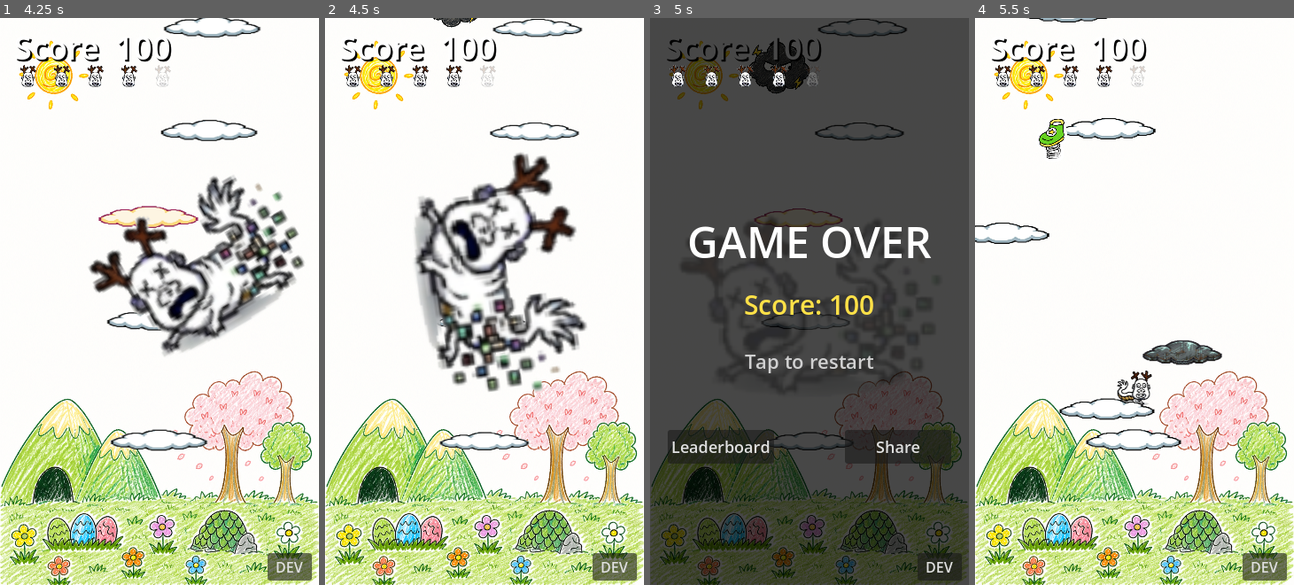
Above: before the commit, frames 1-4 (left to right).
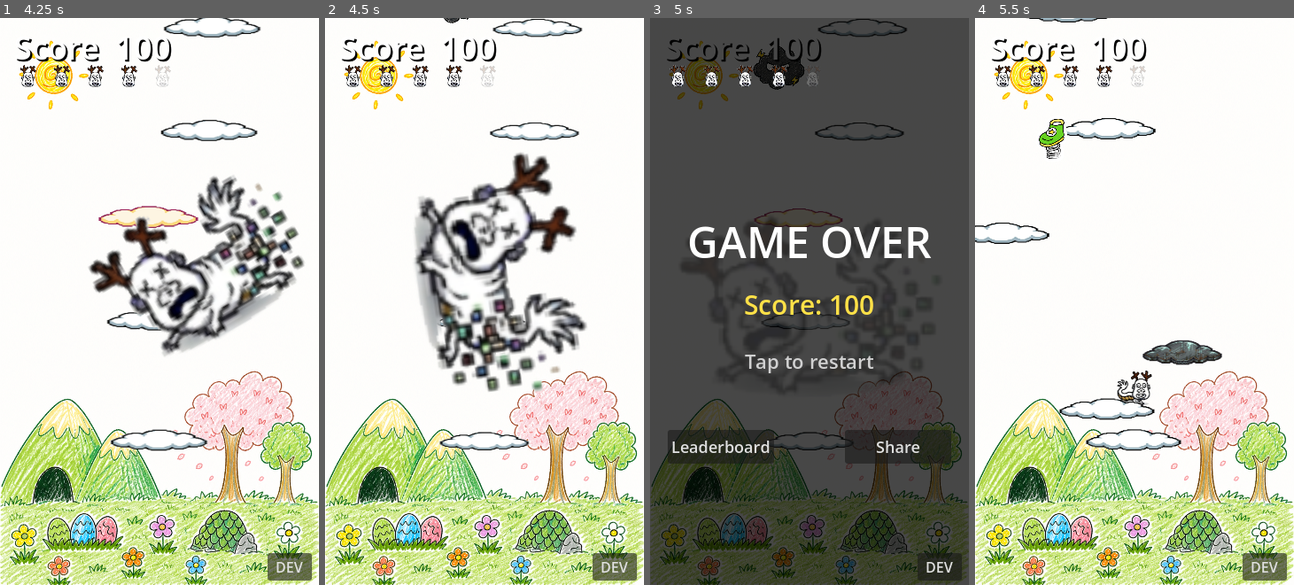
Above: after the commit, the same moments.

Repository: leo70623/Dragon_jump
Game: Godot game, scene res://start_screen.tscn
Two runs of this game, one before a commit and one after it. Both use one fixed random seed, a clock stepped at 60 frames per second and the inputs below.
Inputs (mouse positions are in pixels of both pictures, inside the frame that each line leads up to):
- Up to frame 1 (4.25 s): click (159, 301) at 0.52 s; type "Alex" at 0.6 s; click "OK" at 1.25 s; tap Enter at 2 s; move the mouse to (229, 273) at 2.02 s; hold Right (ui_right) 2.03-2.75 s; click (229, 273) at 2.17 s; drag from (95, 329) to (159, 437) at 2.77 s; move the mouse to (191, 176) at 3.52 s; hold Left (ui_left) from 3.53 s (still down)
- Up to frame 2 (4.5 s): release Left (ui_left) at 4.25 s; drag from (468, 414) to (535, 131) at 4.27 s
- Up to frame 3 (5 s): no input
- Up to frame 4 (5.5 s): click (1134, 301) at 5 s

Frame 1 is identical in both runs. In frame 2, 0.1% of the frame differs, in the area x 33-48%, y 0-2%; in frame 3, 0.4%, in the area x 31-50%, y 4-14%; in frame 4, nothing differs.

Commit message:
fix: dark cloud scale 0.125, adjust area collision size

Diff:
--- a/platform.gd
+++ b/platform.gd
@@ -83,7 +83,7 @@
 	var tex_h: float = _TEX_CLOUD_01.get_height()
 	_anim.scale = Vector2(CLOUD_W / tex_w, CLOUD_H / tex_h)
 	if platform_type == Type.DAMAGE:
-		_anim.scale = Vector2(0.15, 0.15)
+		_anim.scale = Vector2(0.125, 0.125)
 
 	var frames := SpriteFrames.new()
 
@@ -135,7 +135,7 @@
 	_col.shape = body_shape
 
 	var area_shape := RectangleShape2D.new()
-	area_shape.size = Vector2(80.0, 20.0)
+	area_shape.size = Vector2(67.0, 17.0)
 	_area_col.shape = area_shape
 
 func _process(delta: float) -> void:
